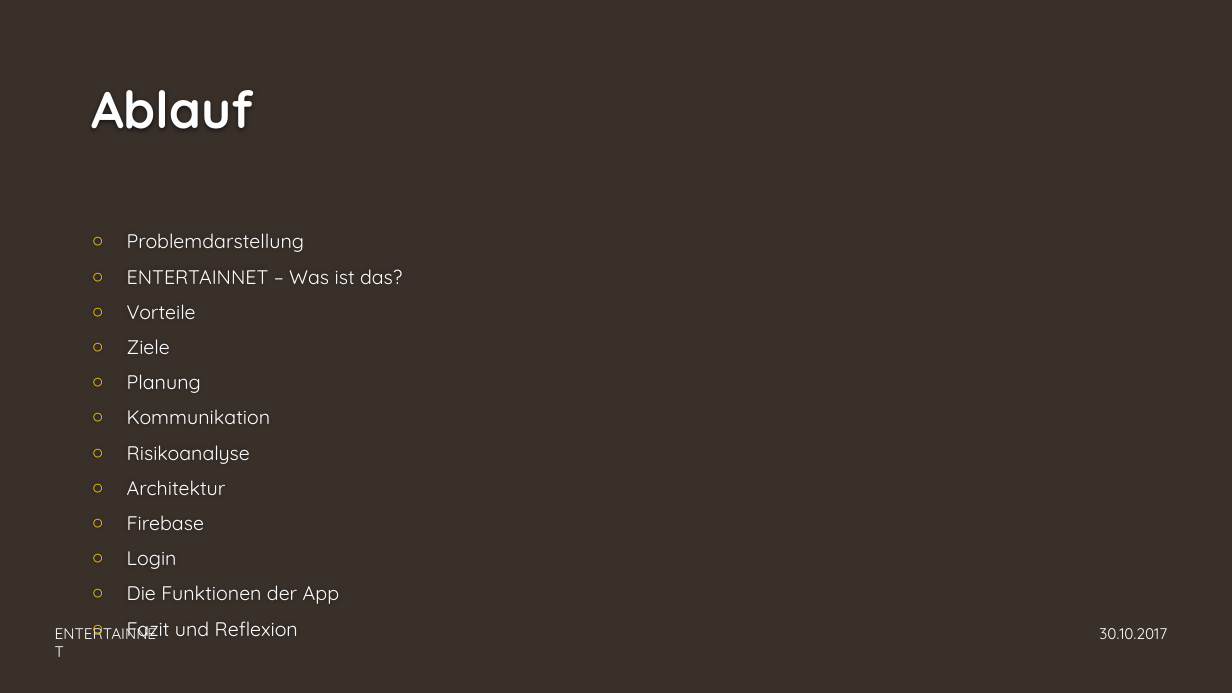
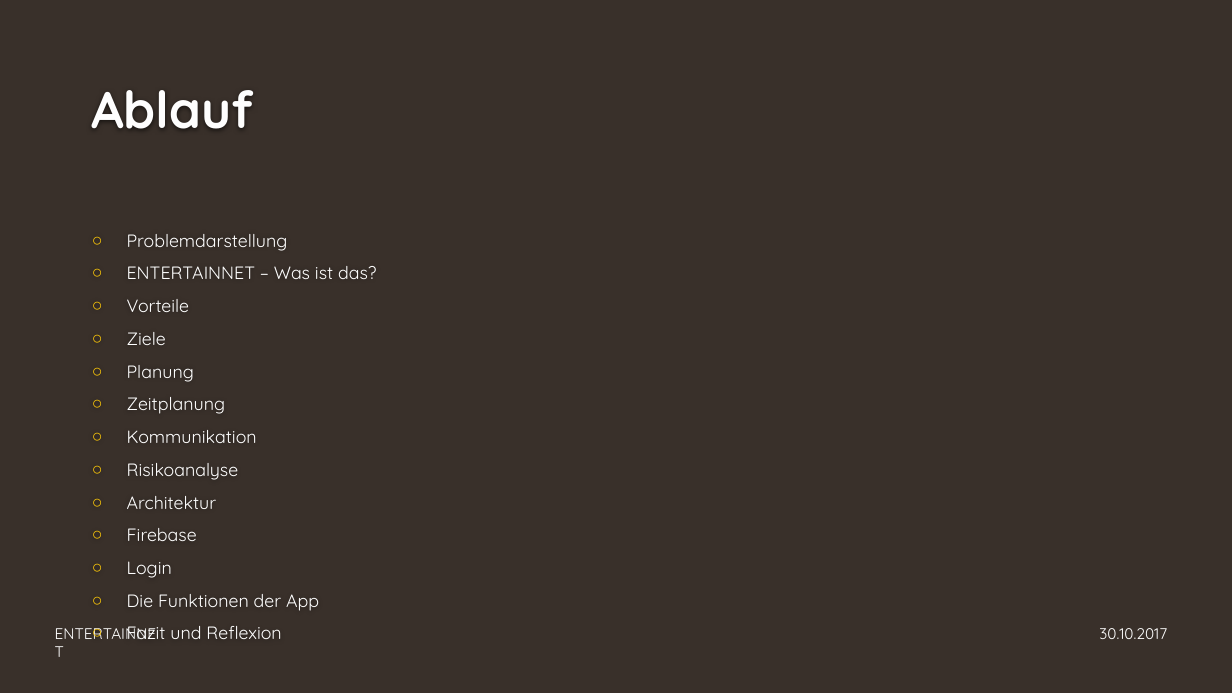
Before and after one commit to GAEBE2/Modul-306, a slide deck: slide 2 of Dokuordner/ENTERTAINNET.pptx. Drawn at 1232x693 pixels with LibreOffice and Linux fonts; fonts in the diff are those of the drawing; background and template pictures are left out. Boxes give left, top, right and bottom in pixels: in the first picture for what was removed or moved away, otherwise in the second. Text is boxed around its words. In the diff, an @@ line names an element or a change of style, - is before the commit and + after.

```diff
--- a/Dokuordner/ENTERTAINNET.pptx
+++ b/Dokuordner/ENTERTAINNET.pptx
@@ text at [127,234,376,639]: size 15.3 to 13.9 pt @@
@@ text at [127,397,226,414]: paragraph added @@
+○ Zeitplanung
```
Also in this commit, not shown: 3 other slides changed, 1 slide added.
